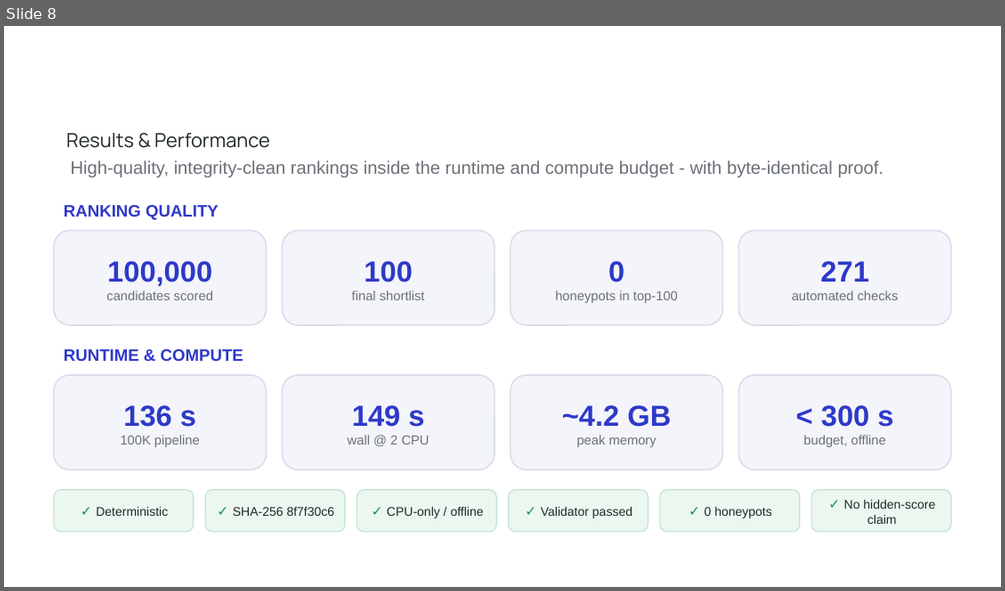
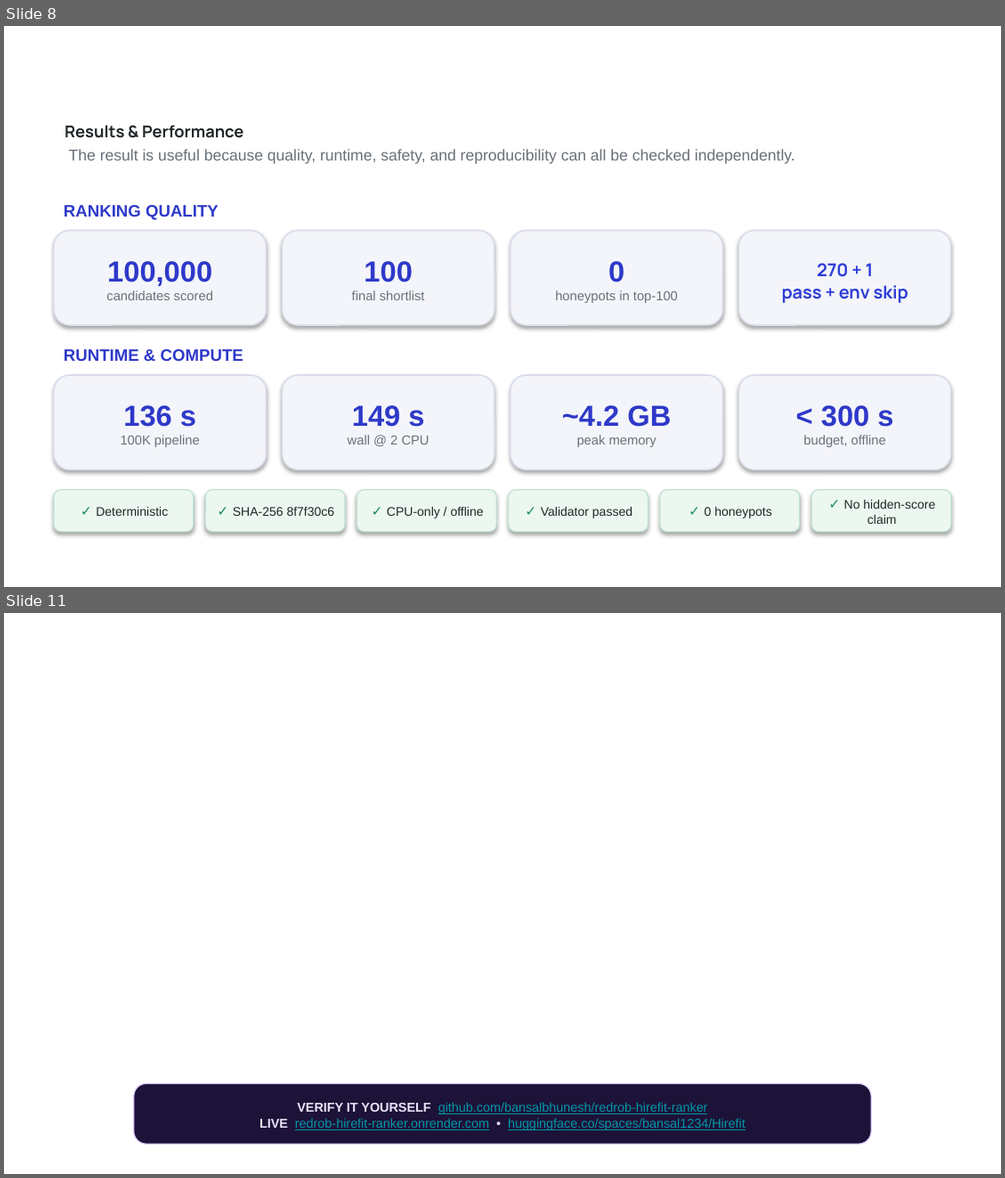
Before and after one commit to bansalbhunesh/redrob-hirefit-ranker, a slide deck: docs/HireFit_Submission_Deck.pptx. Shown one above the other, each under a label of ours: slide 8 before the commit, slides 8 and 11 after it; the slides between them are not shown. The pictures are 1005x591 and 1005x1178 pixels, drawn with LibreOffice and Linux fonts; fonts in the diff are those of the drawing; background and template pictures are left out. Boxes give left, top, right and bottom in pixels: in the first picture for what was removed or moved away, otherwise in the second. Text is boxed around its words. In the diff, an @@ line names an element or a change of style, - is before the commit and + after.

```diff
--- a/docs/HireFit_Submission_Deck.pptx
+++ b/docs/HireFit_Submission_Deck.pptx
@@ slide 11 added at (x1=4, y1=613, x2=1001, y2=1174), background picture (left out) @@
@@ rounded rectangle added at (x1=134, y1=1084, x2=871, y2=1143), fill #1D1238, outline #DCCBFF 0.75 pt, 9.3 pt, text #0097A7, underline @@
+VERIFY IT YOURSELF github.com/bansalbhunesh/redrob-hirefit-ranker
+LIVE redrob-hirefit-ranker.onrender.com • huggingface.co/spaces/bansal1234/Hirefit
@@ slide 8 changed as well @@
@@ text "Results & Performance" at (x1=65, y1=125, x2=243, y2=138): size 14 to 11.8 pt, bold on; line spacing 1.15 to 1 @@
@@ text at (x1=69, y1=149, x2=795, y2=164): text changed; size 13 to 11.2 pt; text colour #6B7078 to #687078 @@
-High-quality, integrity-clean rankings inside the runtime and compute budget - with byte-identical proof.
+The result is useful because quality, runtime, safety, and reproducibility can all be checked independently.
@@ shadow on in 14 elements at (x1=54, y1=231, x2=267, y2=325), (x1=282, y1=231, x2=494, y2=325), (x1=510, y1=231, x2=723, y2=325), (x1=54, y1=375, x2=267, y2=469), (x1=282, y1=375, x2=494, y2=469), (x1=510, y1=375, x2=723, y2=469), (x1=738, y1=375, x2=951, y2=469), (x1=54, y1=490, x2=194, y2=532), (x1=205, y1=490, x2=345, y2=532), (x1=356, y1=490, x2=496, y2=532), (x1=509, y1=490, x2=648, y2=532), (x1=660, y1=490, x2=800, y2=532), (x1=811, y1=490, x2=951, y2=532), (x1=738, y1=231, x2=951, y2=325) @@
@@ text in rounded rectangle at (x1=782, y1=263, x2=908, y2=303): text changed; size 9.5 to 12.8 pt; font Arial to Manrope; text colour #6B7078 to #2F3ED6; bold on @@
-271
-automated checks
+270 + 1
+pass + env skip
```
Also in this commit, not shown: 9 other slides changed, 1 slide removed.
